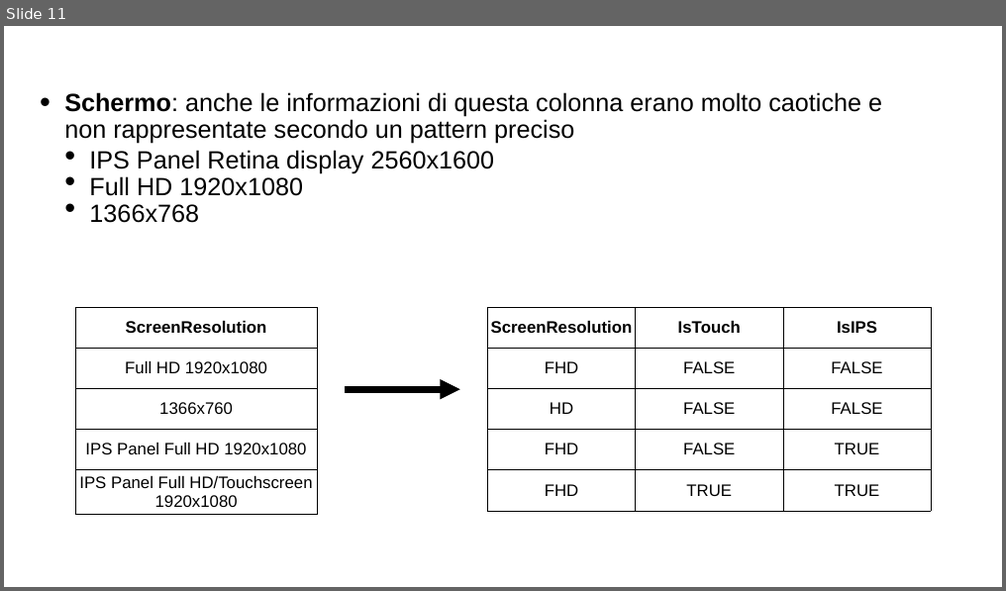
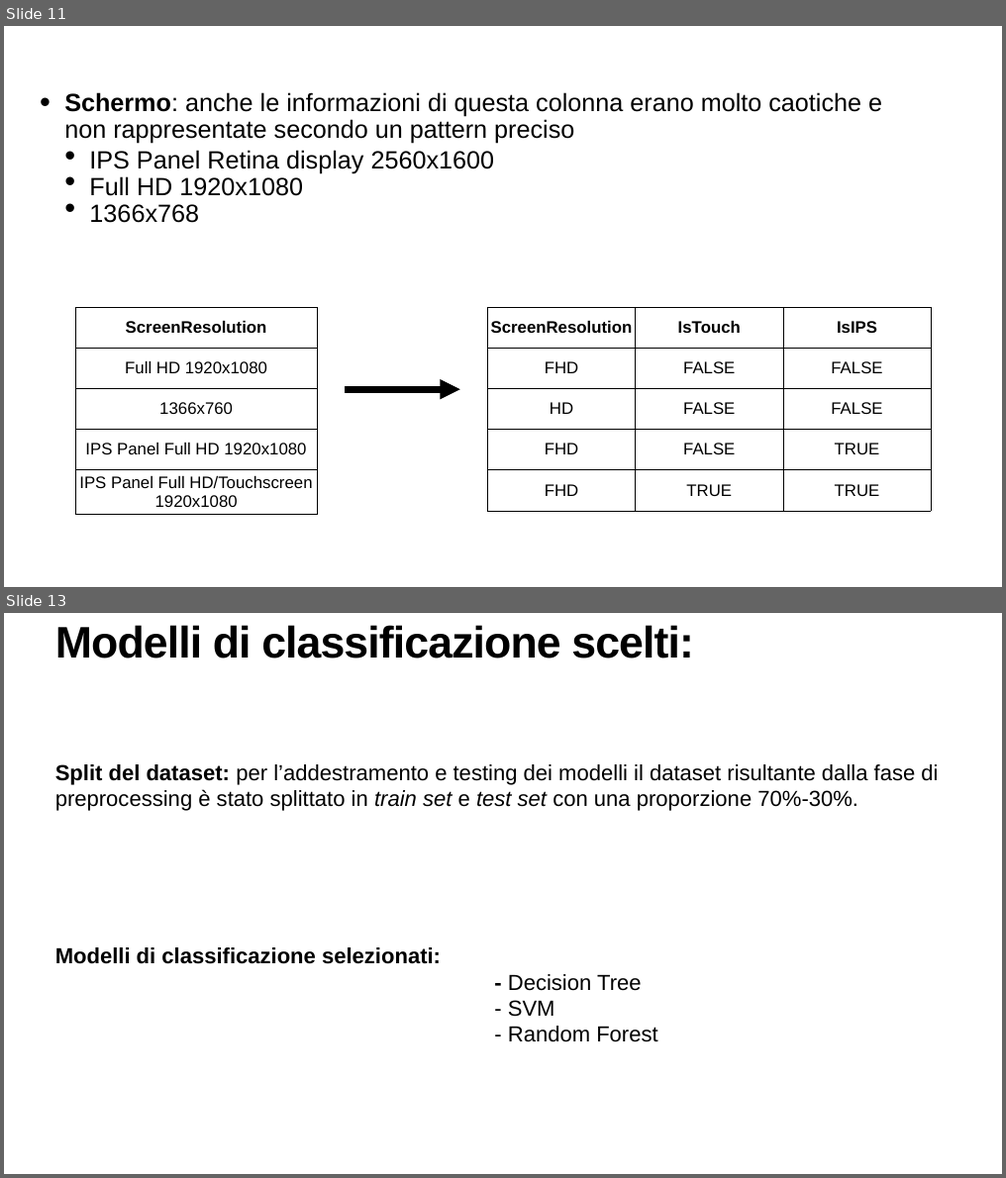
Before and after one commit to mik3sw/ML-project, a slide deck: Presentazione ML.pptx. Shown one above the other, each under a label of ours: slide 11 before the commit, slides 11 and 13 after it; the slides between them are not shown. The pictures are 1006x591 and 1006x1178 pixels, drawn with LibreOffice and Linux fonts; fonts in the diff are those of the drawing. Boxes give left, top, right and bottom in pixels: in the first picture for what was removed or moved away, otherwise in the second. Text is boxed around its words. In the diff, an @@ line names an element or a change of style, - is before the commit and + after.

```diff
--- a/Presentazione ML.pptx
+++ b/Presentazione ML.pptx
@@ slide 13 added at (x1=4, y1=613, x2=1002, y2=1174), background #FFFFFF @@
@@ title added at (x1=55, y1=625, x2=694, y2=659), 85 pt, text #000000, bold @@
+Modelli di classificazione scelti:
@@ text added at (x1=55, y1=764, x2=938, y2=1043), 42 pt, text #000000 @@
+Split del dataset: per l’addestramento e testing dei modelli il dataset risultante dalla fase di preprocessing è stato splittato in train set e test set con una proporzione 70%-30%.
+Modelli di classificazione selezionati:
+- Decision Tree
+- SVM
+- Random Forest
```
Also in this commit, not shown: 2 slides changed, 8 other slides added, 6 other files.
